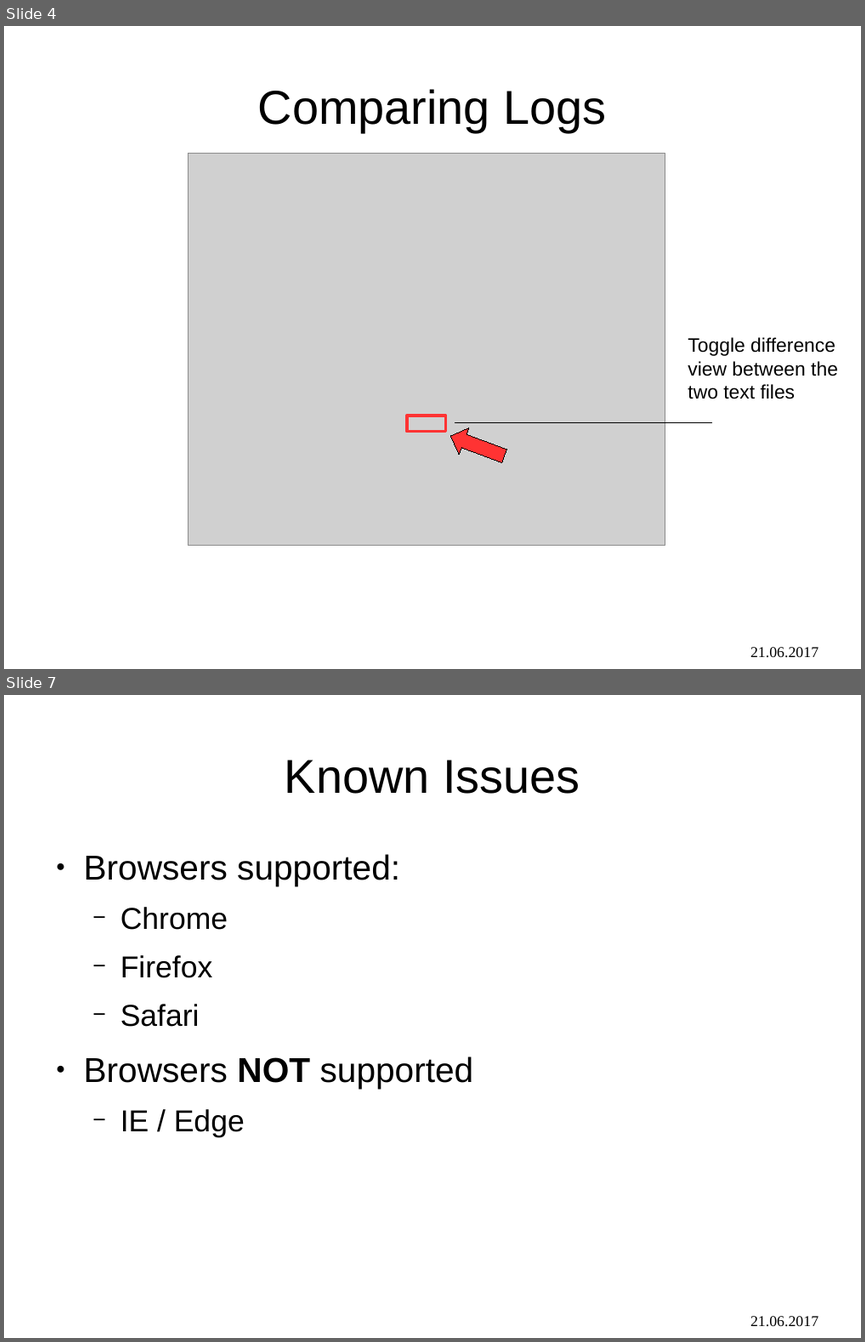
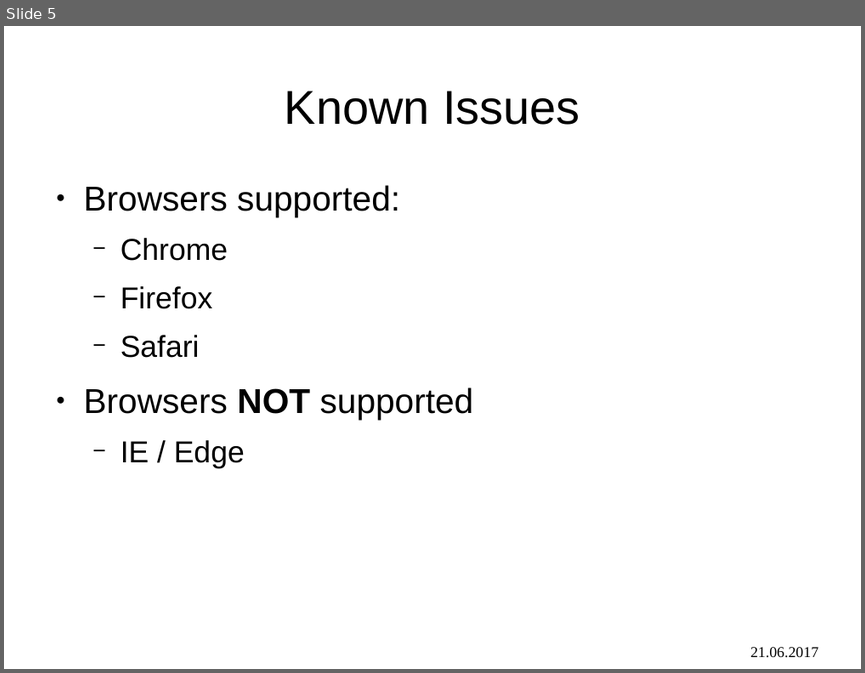
Before and after one commit to sroychow/cmsTrackerMaps, a slide deck: doc/tkmap_manual.odp. Shown one above the other, each under a label of ours: slides 4 and 7 before the commit, slide 5 after it; the slides between them are not shown. The pictures are 865x1342 and 865x673 pixels, drawn with LibreOffice and Linux fonts; fonts in the diff are those of the drawing; grey boxes stand for pictures. Boxes give left, top, right and bottom in pixels: in the first picture for what was removed or moved away, otherwise in the second. Text is boxed around its words. In the diff, an @@ line names an element or a change of style, - is before the commit and + after.

```diff
--- a/doc/tkmap_manual.odp
+++ b/doc/tkmap_manual.odp
@@ slide 4 removed at [4,26,861,669], background #FFFFFF; not listed: 1 template element that a slide beside it also shows @@
@@ title removed at [258,89,606,132] @@
-Comparing Logs
@@ picture removed at [188,153,664,544] @@
@@ text removed at [687,337,838,399] @@
-Toggle difference
-view between the
-two text files
@@ rectangle removed at [407,415,446,431] @@
@@ left arrow removed at [445,423,510,470] @@
@@ line removed from (711, 422) to (455, 422) @@
@@ what was slide 7 is now slide 5 @@
```
Also in this commit, not shown: 3 slides changed, 1 slide added, 2 other slides removed, 1 other file.
